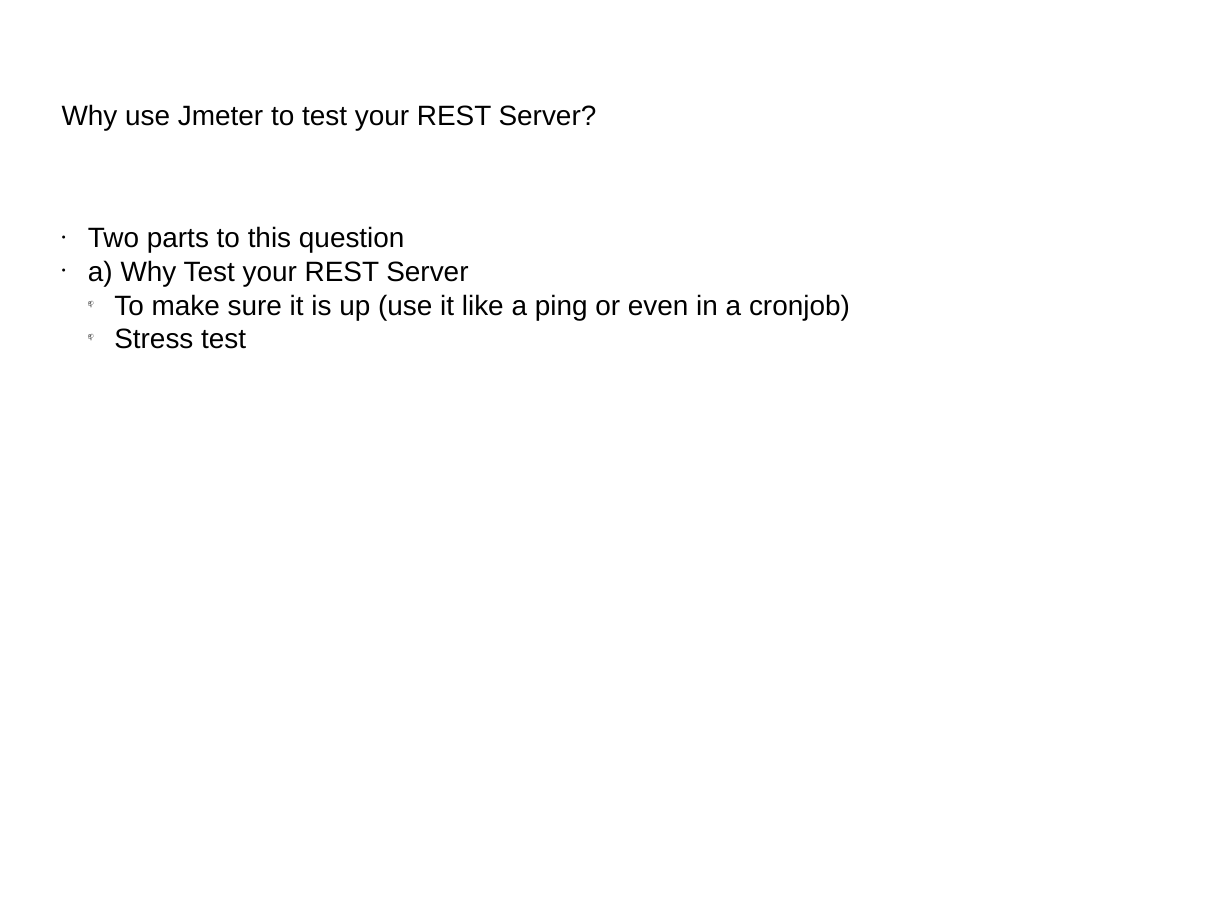
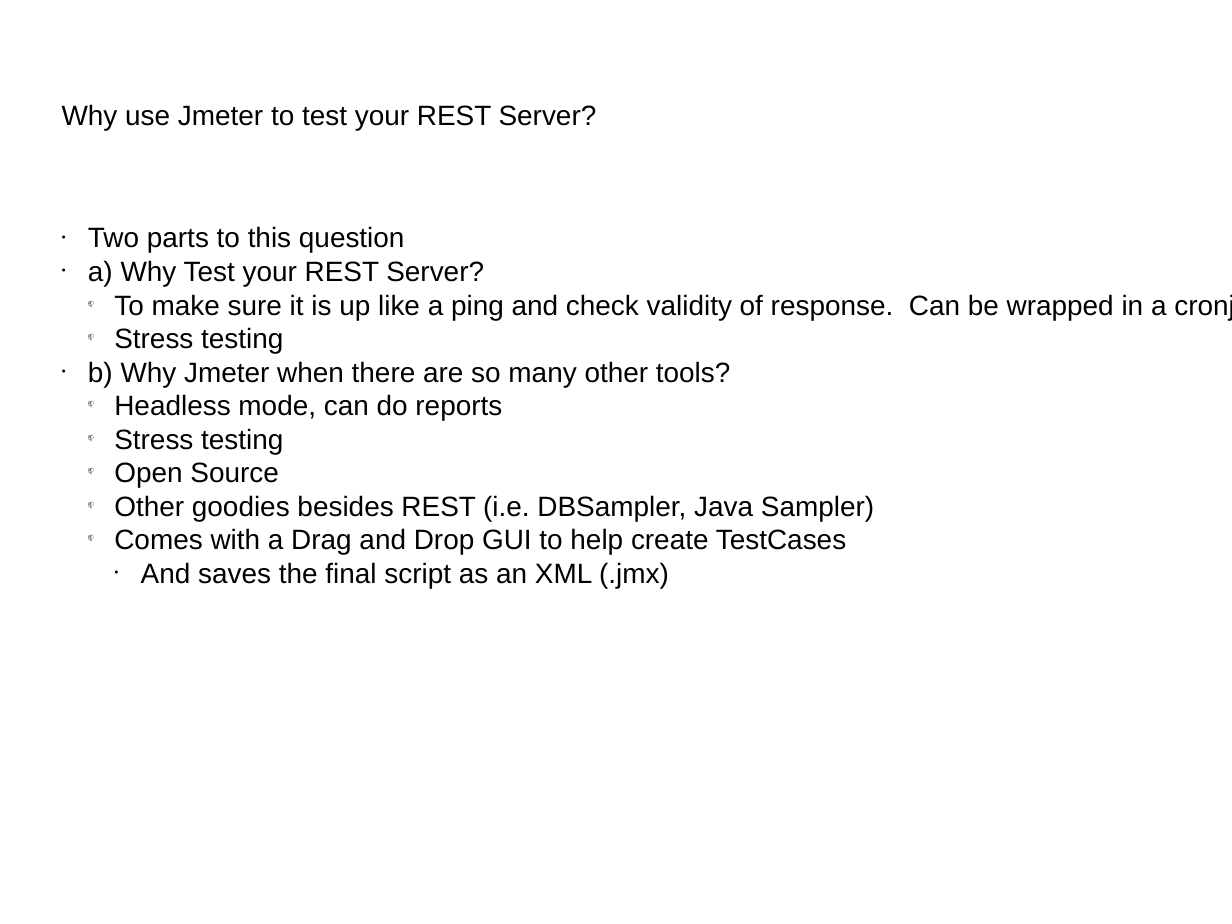
Before and after one commit to hchan/jmeterDemo, a slide deck: slide 3 of jmeterDemo.pptx. Drawn at 1232x924 pixels with LibreOffice and Linux fonts; fonts in the diff are those of the drawing; background and template pictures are left out. Boxes give left, top, right and bottom in pixels: in the first picture for what was removed or moved away, otherwise in the second. Text is boxed around its words. In the diff, an @@ line names an element or a change of style, - is before the commit and + after.

```diff
--- a/jmeterDemo.pptx
+++ b/jmeterDemo.pptx
@@ text at (88, 260, 1167, 588): text changed @@
-● a) Why Test your REST Server
-  📫 To make sure it is up (use it like a ping or even in a cronjob)
-  📫 Stress test
+● a) Why Test your REST Server?
+  📫 To make sure it is up like a ping and check validity of response. Can be wrapped in a cronjob (with the 'headless') option (-n)
+  📫 Stress testing
+● b) Why Jmeter when there are so many other tools?
+  📫 Headless mode, can do reports
+  📫 Stress testing
+  📫 Open Source
+  📫 Other goodies besides REST (i.e. DBSampler, Java Sampler)
+  📫 Comes with a Drag and Drop GUI to help create TestCases
+    ● And saves the final script as an XML (.jmx)
```
